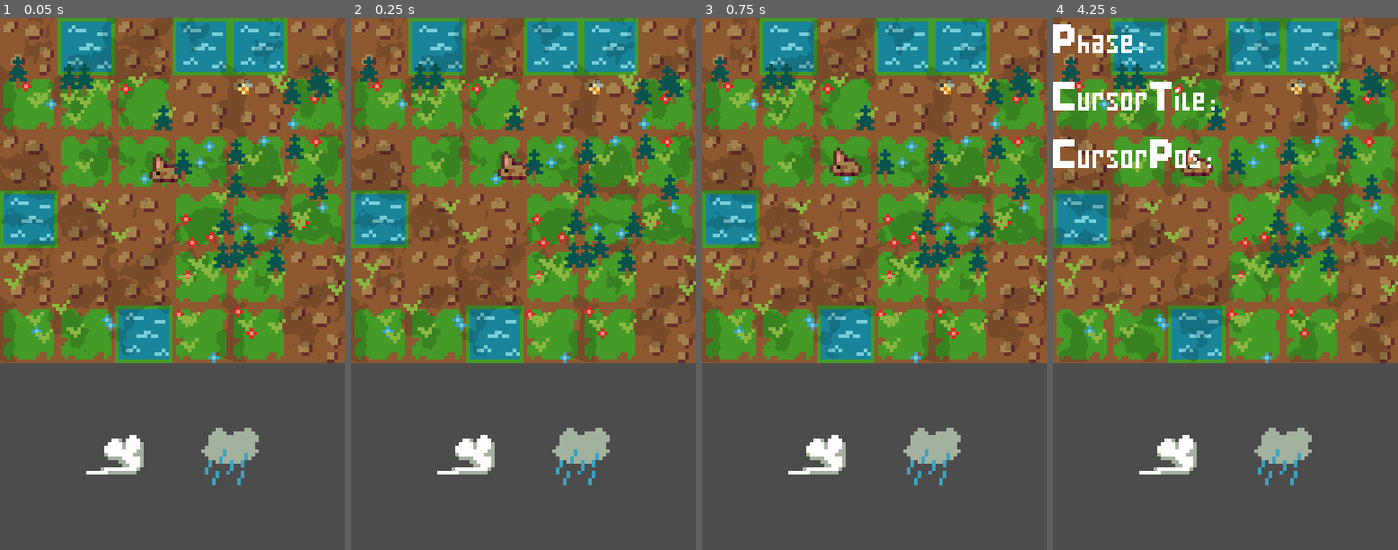
Above: before the commit, frames 1-4 (left to right).
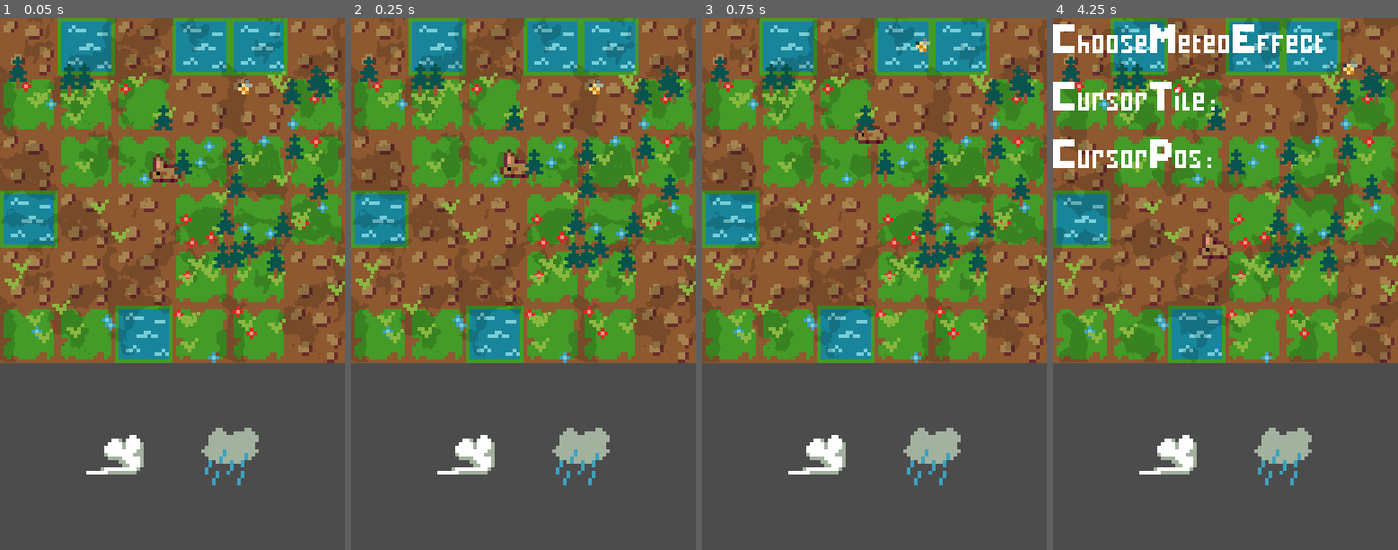
Above: after the commit, the same moments.

Repository: MrBSmith/Haven
Game: Godot game, scene res://Scenes/Garden/Garden.tscn
Same seed, same stepped clock (60 frames per second), same inputs: the game is played once before the commit and once after it. The engine's default icon, where the game draws it, is replaced by a stand-in: a white triangle on a blue panel in a dark square.
Inputs (mouse positions are in pixels of both pictures, inside the frame that each line leads up to):
- Up to frame 1 (0.05 s): no input
- Up to frame 2 (0.25 s): no input
- Up to frame 3 (0.75 s): tap Enter (ui_accept) at 0.5 s; press the mouse at (874, 284) at 0.53 s
- Up to frame 4 (4.25 s): tap Enter (ui_accept) at 0.77, 1.52, 3.02, 3.77 s; move the mouse to (1166, 454) at 1.27 s; release the mouse at (1166, 454) at 1.28 s; click (1166, 454) at 1.35 s; move the mouse to (1284, 454) at 2.02 s; press the mouse at (1284, 454) at 2.03 s; move the mouse to (1208, 390) at 2.77 s; release the mouse at (1208, 390) at 2.78 s; click (1208, 390) at 2.85 s; move the mouse to (1329, 363) at 3.52 s; press the mouse at (1329, 363) at 3.53 s; tap F5 (toggle_debug) at 4.15 s

Frame 1 is identical in both runs. In frame 2, 0.3% of the frame differs, in the area x 42-52%, y 24-31%; in frame 3, 0.7%; in frame 4, 2.2%, in the area x 2-89%, y 1-46%.
Error before the commit: Left operand of 'is' was already freed. (res://Scenes/Animals/Behaviour/CommunStates/MoveTo.gd:26)

Commit message:
Turn phases refacto (with a state machine)

Diff:
--- a/AbstractClasses/Card.gd
+++ b/AbstractClasses/Card.gd
@@ -78,9 +78,10 @@
 func card_effect(tiles_array: Array, _wind_dir := Vector2.ZERO, modifier : float = 1.0):
 	trigger_meteo_animation(tiles_array)
 	set_state("Effect")
-	yield(self, "destroyed")
+	yield(Events, "meteo_animation_finished")
 
 	affect_tiles_wetness(tiles_array, modifier)
+	destroy()
 
 
 # Apply the effect, when the players got the same card twice in hand
--- a/Scenes/DebugPanel/DebugPanel.gd
+++ b/Scenes/DebugPanel/DebugPanel.gd
@@ -9,8 +9,6 @@
 #### BUILT-IN ####
 
 func _ready():
-	var _err = owner.connect("phase_changed", self, "on_phase_changed")
-
 	yield(get_parent(), "ready")
 	grid_node = get_parent()
 
--- a/Scenes/Garden/Garden.gd
+++ b/Scenes/Garden/Garden.gd
@@ -1,6 +1,8 @@
 extends Node2D
 
 ##### TURN ORDER #####
+
+### -> See the statemachine Phases ###
 
 # 0) The player draw a new card, which triggers his new turn
 # 1) The player choose his meteo effect he wants to play
@@ -11,35 +13,23 @@
 
 onready var grid_node = $Grid
 onready var hand_node = $Hand
-onready var animal_phase_timer = $AnimalPhaseTimer
-onready var animal_leaving_timer = $AnimalLeavingTimer
 
-
-var phase : String = "" setget set_phase, get_phase
-
-
-signal phase_changed(new_phase_name)
+onready var phase_state_machine = $Phases
 
 #### ACCESSORS ####
 
-func set_phase(value: String):
-	if value == phase:
-		return
-
-	phase = value
-	emit_signal("phase_changed", phase)
-
-func get_phase() -> String: return phase
+func set_phase(value: String): phase_state_machine.set_state(value)
+func get_phase_name() -> String: return phase_state_machine.get_state_name()
 
 
 #### BUILT-IN ####
 
 func _ready():
 	var _err = Events.connect("single_plant_animation_finished", self, "_on_single_plant_animation_finished")
+	_err = Events.connect("meteo_animation_started", self, "_on_meteo_animation_started")
 	_err = Events.connect("meteo_animation_finished", self, "_on_meteo_animation_finished")
-	_err = Events.connect("meteo_animation_started", self, "_on_meteo_animation_started")
-	_err = animal_phase_timer.connect("timeout", self, "_on_animal_phase_finished")
-	_err = animal_leaving_timer.connect("timeout", self, "_on_animal_leaving_phase_finished")
+
+	_err = phase_state_machine.connect("state_changed", $Grid/DebugPanel, "on_phase_changed")
 
 	grid_node.generate_grid()
 	var grid_pxl_size = Globals.get_grid_pixel_size()
@@ -82,28 +72,9 @@
 	if is_flora_animation_finished():
 		Events.emit_signal("flora_animation_finished")
 
-func _on_new_turn_started():
-	propagate_call("on_new_turn_started")
-	propagate_call("set_standby", [true])
-	set_phase("Choose Meteo Effect")
 
 func _on_meteo_animation_started():
-	propagate_call("meteo_animation_started")
-	set_phase("Meteo animation")
+	set_phase("MeteoAnimation")
 
 func _on_meteo_animation_finished():
-	propagate_call("set_standby", [false])
-	propagate_call("on_animal_phase_start", [], true)
-
-func on_animal_phase_start():
-	animal_phase_timer.start()
-	set_phase("Animal behaviour")
-
-func _on_animal_phase_finished():
-	propagate_call("on_animal_leaving_phase", [], true)
-	animal_leaving_timer.start()
-	set_phase("Animal leaving")
-
-func _on_animal_leaving_phase_finished():
-	propagate_call("_on_new_turn_started", [], true)
-	hand_node.draw()
+	set_phase("AnimalBehaviour")
--- a/Scenes/Garden/Garden.tscn
+++ b/Scenes/Garden/Garden.tscn
@@ -11,8 +11,13 @@
 [ext_resource path="res://Scenes/Animals/TerrestrialAnimal/Herbivore/Rabbit/Rabbit.tscn" type="PackedScene" id=9]
 [ext_resource path="res://Scenes/Animals/FlyingAnimal/Insects/Bees/Bee.tscn" type="PackedScene" id=10]
 [ext_resource path="res://Scenes/Garden/Pathfinder/Pathfinder.tscn" type="PackedScene" id=11]
+[ext_resource path="res://AbstractClasses/StateMachine.gd" type="Script" id=12]
 [ext_resource path="res://Scenes/Garden/AreaDebug.gd" type="Script" id=13]
 [ext_resource path="res://Scenes/Card/AOEArea.gd" type="Script" id=14]
+[ext_resource path="res://Scenes/Garden/Phases/AnimalLeaving.gd" type="Script" id=15]
+[ext_resource path="res://Scenes/Garden/Phases/ChooseMeteoEffect.gd" type="Script" id=16]
+[ext_resource path="res://Scenes/Garden/Phases/MeteoAnimation.gd" type="Script" id=17]
+[ext_resource path="res://Scenes/Garden/Phases/AnimalBehaviour.gd" type="Script" id=18]
 
 [sub_resource type="RectangleShape2D" id=1]
 
@@ -32,6 +37,28 @@
 __meta__ = {
 "_edit_lock_": true
 }
+
+[node name="Phases" type="Node" parent="."]
+script = ExtResource( 12 )
+
+[node name="ChooseMeteoEffect" type="Node" parent="Phases"]
+script = ExtResource( 16 )
+
+[node name="MeteoAnimation" type="Node" parent="Phases"]
+script = ExtResource( 17 )
+
+[node name="AnimalBehaviour" type="Node" parent="Phases"]
+script = ExtResource( 18 )
+
+[node name="Timer" type="Timer" parent="Phases/AnimalBehaviour"]
+wait_time = 2.0
+one_shot = true
+
+[node name="AnimalLeaving" type="Node" parent="Phases"]
+script = ExtResource( 15 )
+
+[node name="Timer" type="Timer" parent="Phases/AnimalLeaving"]
+one_shot = true
 
 [node name="Grid" type="Node2D" parent="."]
 script = ExtResource( 3 )
@@ -139,12 +166,5 @@
 "_edit_lock_": true
 }
 
-[node name="AnimalPhaseTimer" type="Timer" parent="."]
-wait_time = 2.0
-one_shot = true
-
-[node name="AnimalLeavingTimer" type="Timer" parent="."]
-one_shot = true
-
 [node name="WorldEnvironment" type="WorldEnvironment" parent="."]
 environment = SubResource( 3 )
--- /dev/null
+++ b/Scenes/Garden/Phases/AnimalBehaviour.gd
@@ -0,0 +1,29 @@
+extends StateBase
+
+#### ACCESSORS ####
+
+
+
+#### BUILT-IN ####
+
+func _ready():
+	var _err = $Timer.connect("timeout", self, "_on_timer_timeout")
+
+#### LOGIC ####
+
+
+
+#### VIRTUALS ####
+
+func enter_state(_previous_state):
+	$Timer.start()
+
+
+#### INPUTS ####
+
+
+
+#### SIGNAL RESPONSES ####
+
+func _on_timer_timeout():
+	owner.set_phase("AnimalLeaving")
--- /dev/null
+++ b/Scenes/Garden/Phases/AnimalLeaving.gd
@@ -0,0 +1,29 @@
+extends StateBase
+
+#### ACCESSORS ####
+
+
+
+#### BUILT-IN ####
+
+func _ready():
+	var _err = $Timer.connect("timeout", self, "_on_timer_timeout")
+
+#### LOGIC ####
+
+
+
+#### VIRTUALS ####
+
+func enter_state(_previous_state):
+	$Timer.start()
+	owner.propagate_call("on_animal_leaving_phase", [], true)
+
+#### INPUTS ####
+
+
+
+#### SIGNAL RESPONSES ####
+
+func _on_timer_timeout():
+	owner.set_phase("ChooseMeteoEffect")
--- /dev/null
+++ b/Scenes/Garden/Phases/ChooseMeteoEffect.gd
@@ -0,0 +1,27 @@
+extends StateBase
+
+#### ACCESSORS ####
+
+
+
+#### BUILT-IN ####
+
+
+
+#### LOGIC ####
+
+
+
+#### VIRTUALS ####
+
+func enter_state(_previous_state):
+	owner.hand_node.draw()
+	owner.propagate_call("on_new_turn_started")
+	owner.propagate_call("set_standby", [true])
+
+
+#### INPUTS ####
+
+
+
+#### SIGNAL RESPONSES ####
--- /dev/null
+++ b/Scenes/Garden/Phases/MeteoAnimation.gd
@@ -0,0 +1,30 @@
+extends StateBase
+
+#### ACCESSORS ####
+
+
+
+#### BUILT-IN ####
+
+
+
+#### LOGIC ####
+
+
+
+#### VIRTUALS ####
+
+func enter_state(_previous_state):
+	owner.propagate_call("meteo_animation_started")
+
+
+func exit_state(_next_state):
+	owner.propagate_call("set_standby", [false])
+	owner.propagate_call("on_animal_phase_start", [], true)
+
+
+#### INPUTS ####
+
+
+
+#### SIGNAL RESPONSES ####
--- a/Scenes/Hand/Hand.gd
+++ b/Scenes/Hand/Hand.gd
@@ -20,16 +20,16 @@
 
 func _ready():
 	var _err = connect("card_drawn", self, "_on_card_drawn")
-	roll()
+
 
 #### LOGIC ####
 
 func draw():
 	var nb_children = get_child_count()
 	match nb_children:
-		0: return
+		0: roll()
 		1: draw_card(last_card_played_index)
-		2: reroll()
+		2: return
 
 
 # Clear every card in the hand, and generate a new hand
@@ -142,4 +142,5 @@
 	var second_card = get_child(1)
 
 	if first_card.get_type() == second_card.get_type():
+		first_card.destroy()
 		second_card.combined_effect()
Not shown: 1 places in Scenes/Garden/Garden.tscn that only renumber resources
